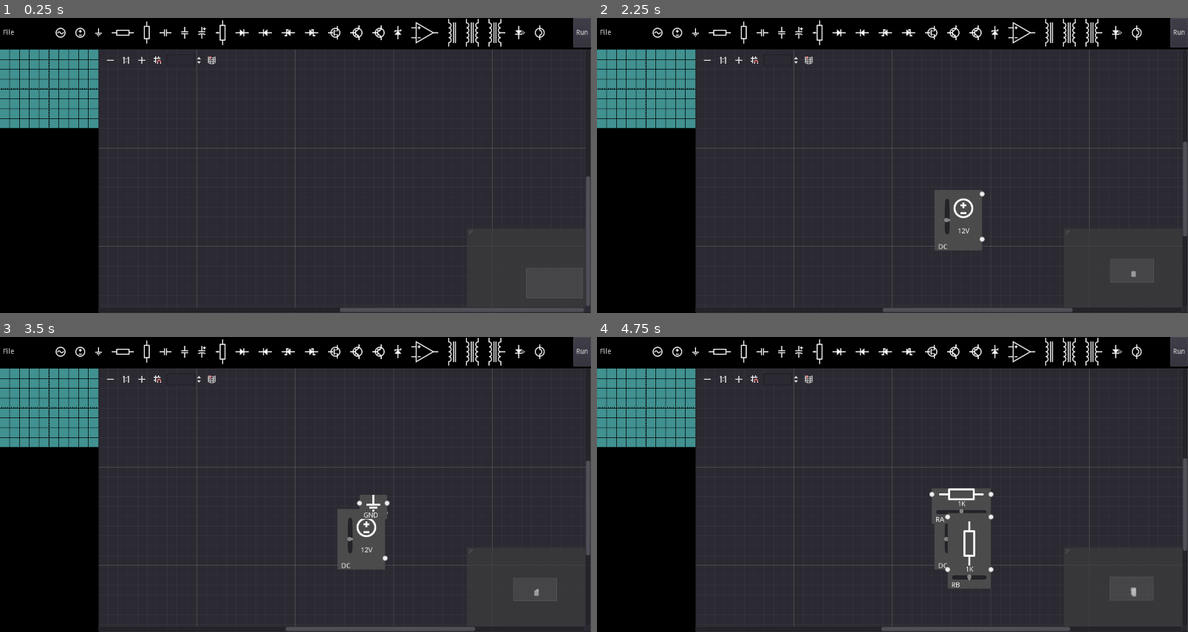
Above: before the commit, frames 1-4 (two rows, left to right).
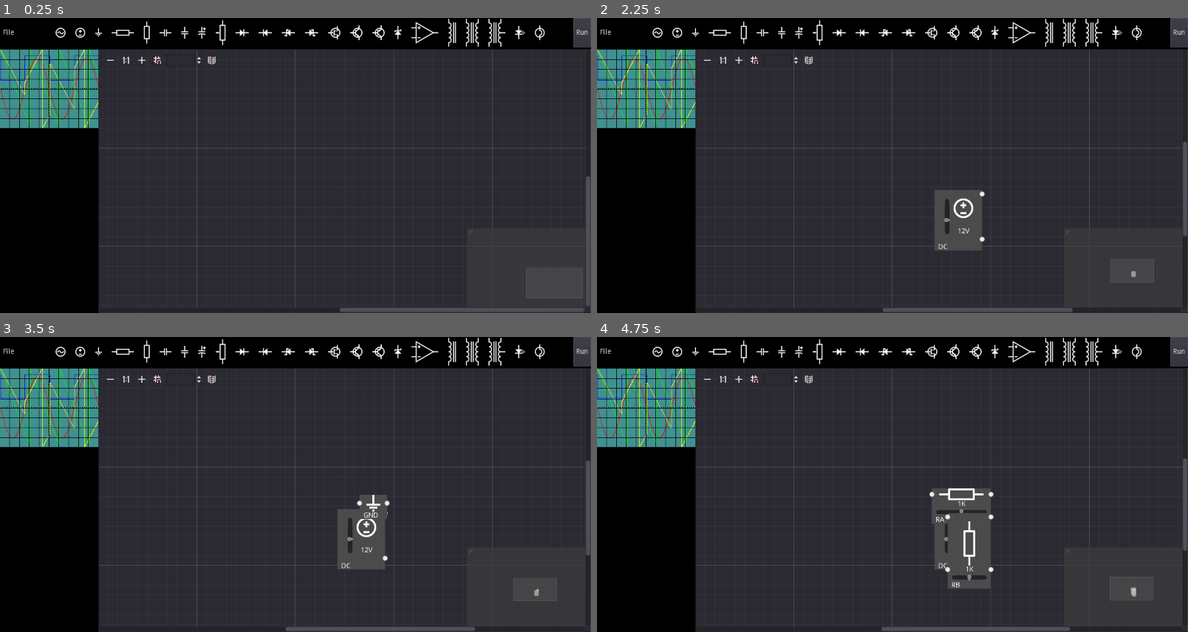
Above: after the commit, the same moments.

Repository: andrew-wilkes/electronics
Game: Godot game, scene res://Main.tscn
Two runs of this game, one before a commit and one after it. Both use one fixed random seed, a clock stepped at 60 frames per second and the inputs below.
Inputs (mouse positions are in pixels of both pictures, inside the frame that each line leads up to):
- Up to frame 1 (0.25 s): no input
- Up to frame 2 (2.25 s): click "File" at 0.5 s; click (656, 32) at 1.27 s; click (679, 32) at 2.02 s
- Up to frame 3 (3.5 s): click (100, 351) at 2.77 s
- Up to frame 4 (4.75 s): click (721, 351) at 3.52 s; click (744, 351) at 4.27 s

The runs differ from the first frame. In frame 1, 0.7% of the frame differs, in the area x 0-17%, y 10-38%; in frame 2, 0.7%; in frame 3, 0.7%; in frame 4, 0.7%.

Commit message:
Create shader for scope

Diff:
--- a/src/Main.gd
+++ b/src/Main.gd
@@ -52,15 +52,11 @@
 	return gnds_
 
 
-func simulate(pgs_):
-	var dt = 0.1 #???
+func simulate(dt, cvs_, pgs_, loops_):
 	var idx = 0
-	for loop in loops:
-		if cvs[idx][0] == null:
-			cvs[idx][0] = 0
-			cvs[idx][1] = 0
+	for loop in loops_:
 		for pin in loop:
-			cvs[idx] = pgs_.parts[pin[0]].apply_cv(pin, cvs[idx], pgs_.gnds, dt)
+			cvs_[idx] = pgs_.parts[pin[0]].apply_cv(pin, cvs_[idx], pgs_.gnds, dt)
 		idx += 1
 
 
@@ -148,7 +144,10 @@
 	var v = []
 	var c = []
 	v.resize(loops_.size())
-	c = v.resize(loops_.size())
+	c = v.duplicate()
+	for idx in loops_.size():
+		c[idx] = 0
+		v[idx] = 0
 	cvs = [c, v]
 	return loops_
 
--- a/src/Oscilloscope.gd
+++ b/src/Oscilloscope.gd
@@ -3,6 +3,7 @@
 func _ready():
 	yield(get_tree(), "idle_frame")
 	rect_min_size.y = round(0.8 * rect_size.x)
+	get_data_texture()
 
 
 func _draw():
@@ -32,3 +33,25 @@
 			draw_line(Vector2(x, y), Vector2(x, y + 4), Color.black, 1.0)
 			x += grid_spacing / 5
 		x += grid_spacing / 5
+
+
+# Create an RGBA8 image texture of wave data
+func get_data_texture():
+	var rgba = PoolByteArray([])
+	var num_samples = int(rect_size.x)
+	for n in num_samples:
+		var a = 128 + 100 * sin(PI * 4 * n / num_samples)
+		var b = (n % 60) * 250.0 / 60.0
+		var c = 100 if a > 128 else 20
+		var d = n % 50
+		d = n * 3 if a > 128 else -n * 3
+		rgba.append(a)
+		rgba.append(b)
+		rgba.append(c)
+		rgba.append(d)
+	var img = Image.new()
+	img.create_from_data(num_samples, 1, false, Image.FORMAT_RGBA8, rgba)
+	var texture = ImageTexture.new()
+	texture.create_from_image(img, 0)
+	material.set_shader_param("traces", texture)
+	img.save_png("res://temp.png")
--- a/src/Oscilloscope.tscn
+++ b/src/Oscilloscope.tscn
@@ -1,10 +1,48 @@
-[gd_scene load_steps=2 format=2]
+[gd_scene load_steps=5 format=2]
 
+[ext_resource path="res://temp.png" type="Texture" id=1]
 [ext_resource path="res://Oscilloscope.gd" type="Script" id=2]
 
+[sub_resource type="Shader" id=1]
+code = "shader_type canvas_item;
+
+uniform sampler2D traces; // Use RGBA values for the y value of each of 4 traces
+uniform float trace_thickness = 0.005;
+
+varying vec2 v;
+
+bool show_trace(float y1, float y2, vec2 uv) {
+	// Join dots with previous point
+
+	return (y2 > uv.y && y2 < uv.y + trace_thickness) || (y2 > y1 && y1 < uv.y && uv.y < y2) || (y2 < y1 && uv.y > y2 && uv.y < y1);
+}
+
+void fragment() {
+	vec4 y1 = texture(traces, UV);
+	vec4 y2 = y1;
+	if (UV.x > trace_thickness)
+		y1 = texture(traces, vec2(UV.x - trace_thickness, UV.y));
+	if (show_trace(y1.r, y2.r, UV))
+		COLOR = vec4(1.0, 0.0, 0.0, 1.0);
+	if (show_trace(y1.g, y2.g, UV))
+		COLOR = vec4(0.0, 1.0, 0.0, 1.0);
+	if (show_trace(y1.b, y2.b, UV))
+		COLOR = vec4(0.0, 0.0, 1.0, 1.0);
+	if (show_trace(y1.a, y2.a, UV))
+		COLOR = vec4(1.0, 1.0, 0.0, 1.0);
+}
+
+"
+
+[sub_resource type="ShaderMaterial" id=2]
+shader = SubResource( 1 )
+shader_param/trace_thickness = 0.005
+shader_param/traces = ExtResource( 1 )
+
 [node name="Oscilloscope" type="ColorRect"]
-margin_right = 200.0
-margin_bottom = 126.0
+material = SubResource( 2 )
+margin_right = 284.0
+margin_bottom = 148.0
 color = Color( 0.258824, 0.572549, 0.572549, 1 )
 script = ExtResource( 2 )
 __meta__ = {
--- a/src/part.gd
+++ b/src/part.gd
@@ -118,10 +118,7 @@
 		ics += s[PART].set_ic(s[SIDE], s[PORT], dv, dt)
 	return ics
 
-# Calc v0
-# Calc dv
-# Get currents
-# Update cv
+
 func apply_cv(pin, cv, gnds, dt):
 	var dv = delta_v(cv[V], cv[I], get_total_i(L) * l_th, get_total_i(R) * r_th, dt)
 	# Affect the node elements
Binary file added: src/temp.png
Not shown, added: src/temp.png.import
